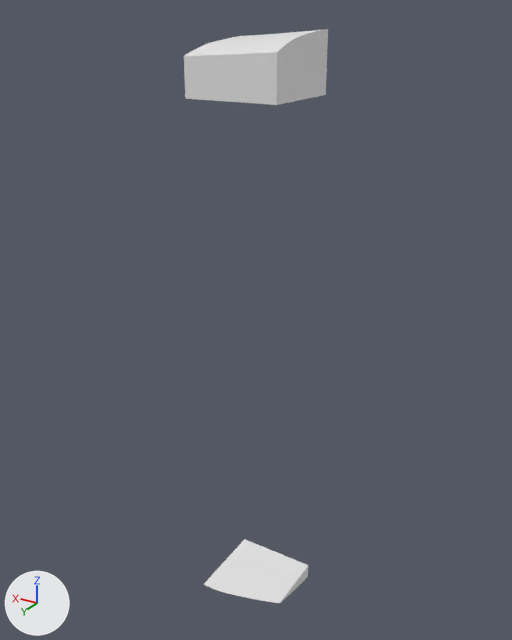
What one commit did to the glTF model assets/terrain/surface_pieces/surf_7_41.glb.
Rendered twice from a camera (50 mm lens) standing at (-91.09, -66.41, -21.33) and looking at (-72.02, -98.19, -37.22). Every picture has the same lights, and +X, +Y and +Z are marked at lower left. The first picture is the older version. Where no turn or scale is listed for an object, it has been applied to the vertices.

The first picture shows 'layer_0', 'layer_7'.
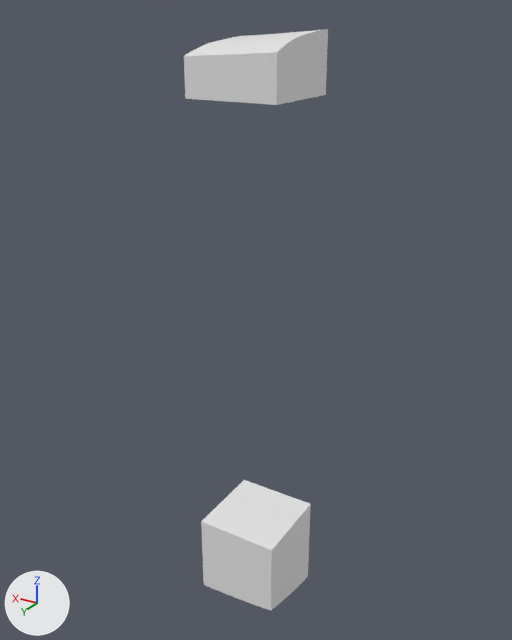
The change, as a list of edits to the scene's bpy script:
```text
Add me_layer_6:
    me_layer_6.from_pydata(...)  # 35 vertices, 66 faces; spans x -75.0..-70.0, y -100.0..-95.0, z -55.0..-50.0
Add ob_layer_6:
    ob_layer_6 = bpy.data.objects.new('layer_6', me_layer_6)
    ob_layer_6.location = (0.0, 0.0, 0.0)
```

Boxes (x1, y1, x2, y2) around the edits, measured in the pictures (512 x 640 px):
'layer_6', added: after (201, 480, 311, 611)
'layer_7', unchanged, covered by the edit: before (204, 539, 308, 603); after (205, 566, 308, 603)
